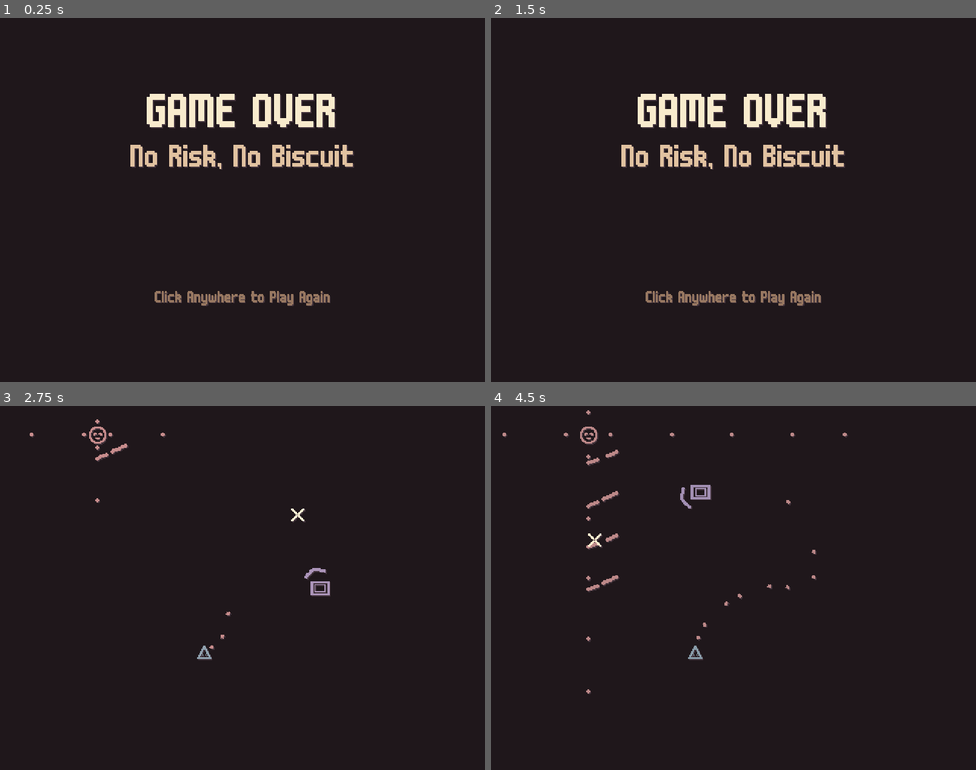
Above: before the commit, frames 1-4 (two rows, left to right).
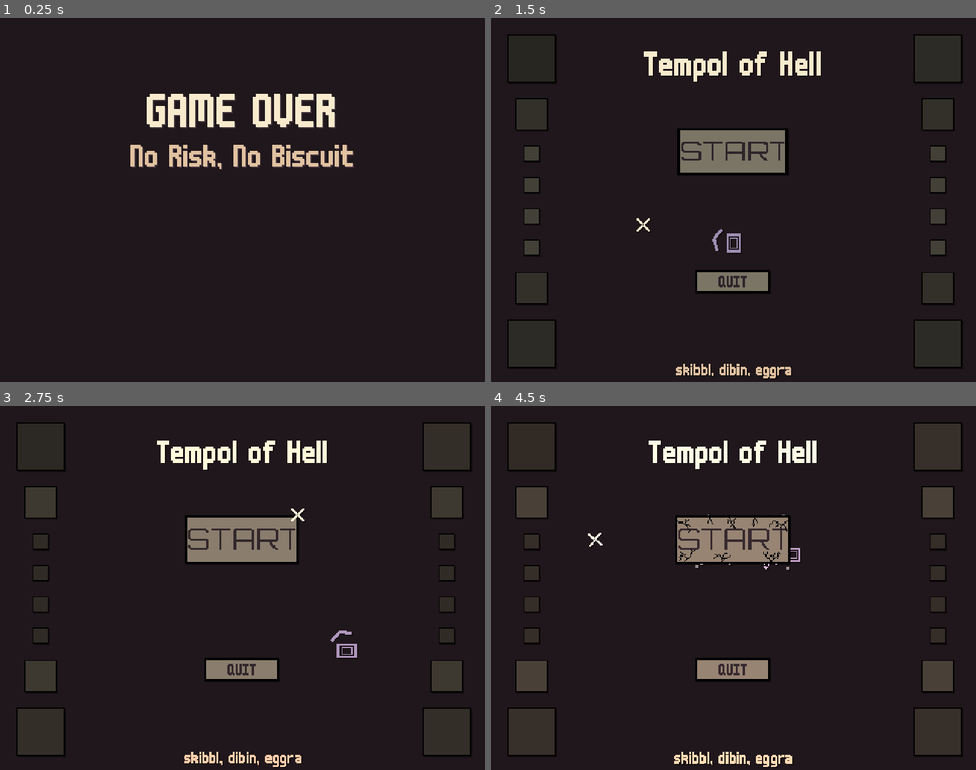
Above: after the commit, the same moments.

Repository: skibbl-dev/bisk-it-for-the-Ruscuit
Game: Godot game, scene res://scenes/death_screen.tscn
Same seed, same stepped clock (60 frames per second), same inputs: the game is played once before the commit and once after it. This scene is started directly instead of the project's main scene. Sound files missing from this copy of the repository are replaced by a short silence.
Inputs (mouse positions are in pixels of both pictures, inside the frame that each line leads up to):
- Up to frame 1 (0.25 s): no input
- Up to frame 2 (1.5 s): tap Enter at 0.5, 1.25 s; move the mouse to (840, 181) at 0.52 s; hold D (right) 0.53-1.28 s; right-click (840, 181) at 0.6 s; click (840, 181) at 0.67 s; move the mouse to (636, 218) at 1.27 s; hold S (down) from 1.28 s (still down); click (636, 218) at 1.35 s
- Up to frame 3 (2.75 s): tap Enter at 2 s; move the mouse to (291, 507) at 2.02 s; release S (down) at 2.03 s; hold D (right) from 2.03 s (still down); right-click (291, 507) at 2.1 s; click (291, 507) at 2.17 s
- Up to frame 4 (4.5 s): move the mouse to (709, 660) at 2.77 s; release D (right) at 2.78 s; hold W (up) 2.78-3.53 s; click (709, 660) at 2.85 s; move the mouse to (879, 642) at 3.52 s; hold A (left) from 3.53 s (still down); right-click (879, 642) at 3.6 s; click (879, 642) at 3.67 s; move the mouse to (588, 533) at 4.27 s; click (588, 533) at 4.35 s

The runs differ from the first frame. In frame 1, 0.8% of the frame differs, in the area x 31-69%, y 75-80%; in frame 2, 13%, in the area x 3-98%, y 4-99%; in frame 3, 8.9%; in frame 4, 13%.

Commit message:
fixed invincibility

Diff:
--- a/scenes/death_screen.gd
+++ b/scenes/death_screen.gd
@@ -1,17 +1,20 @@
 extends Node2D
 
 @onready var sad_music: AudioStreamPlayer = $SAD_MUSIC
+@onready var play_again: Label = $play_again
 
 var can_again = false
 
 func _ready() -> void:
 	Conductor.stop()
 	sad_music.play()
-	await get_tree().create_timer(2).timeout
+	await get_tree().create_timer(1).timeout
 	can_again = true
+	play_again.show()
 
 
 func _input(event):
 	if event is InputEventMouseButton and event.is_pressed():
 		if can_again == true:
-			get_tree().change_scene_to_file("res://scenes/game.tscn")
+			get_tree().change_scene_to_file("res://scenes/title_screen.tscn")
+			Conductor.play()
--- a/scenes/death_screen.tscn
+++ b/scenes/death_screen.tscn
@@ -48,6 +48,7 @@
 horizontal_alignment = 1
 
 [node name="play_again" type="Label" parent="."]
+visible = false
 texture_filter = 1
 anchors_preset = 3
 anchor_left = 1.0
